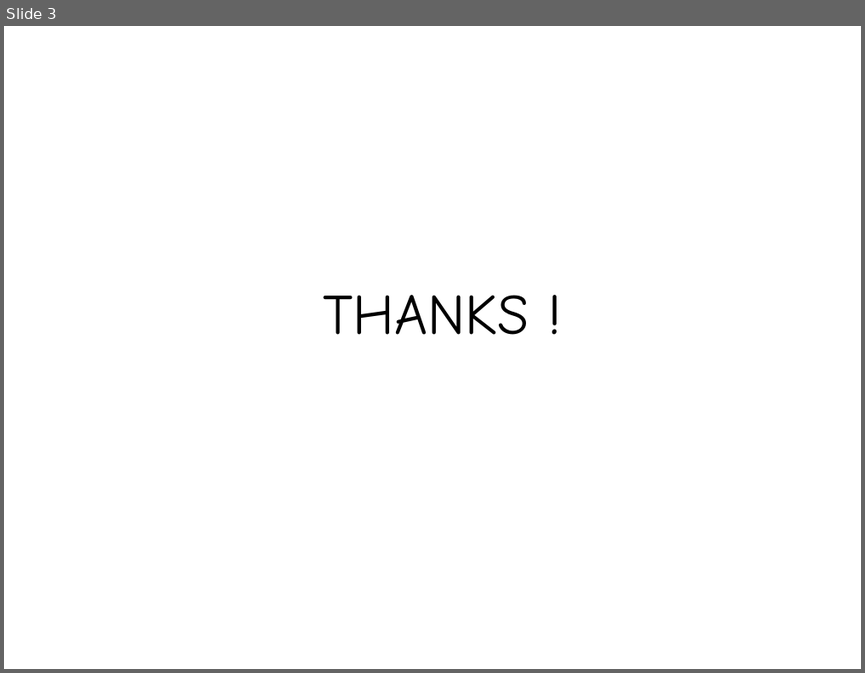
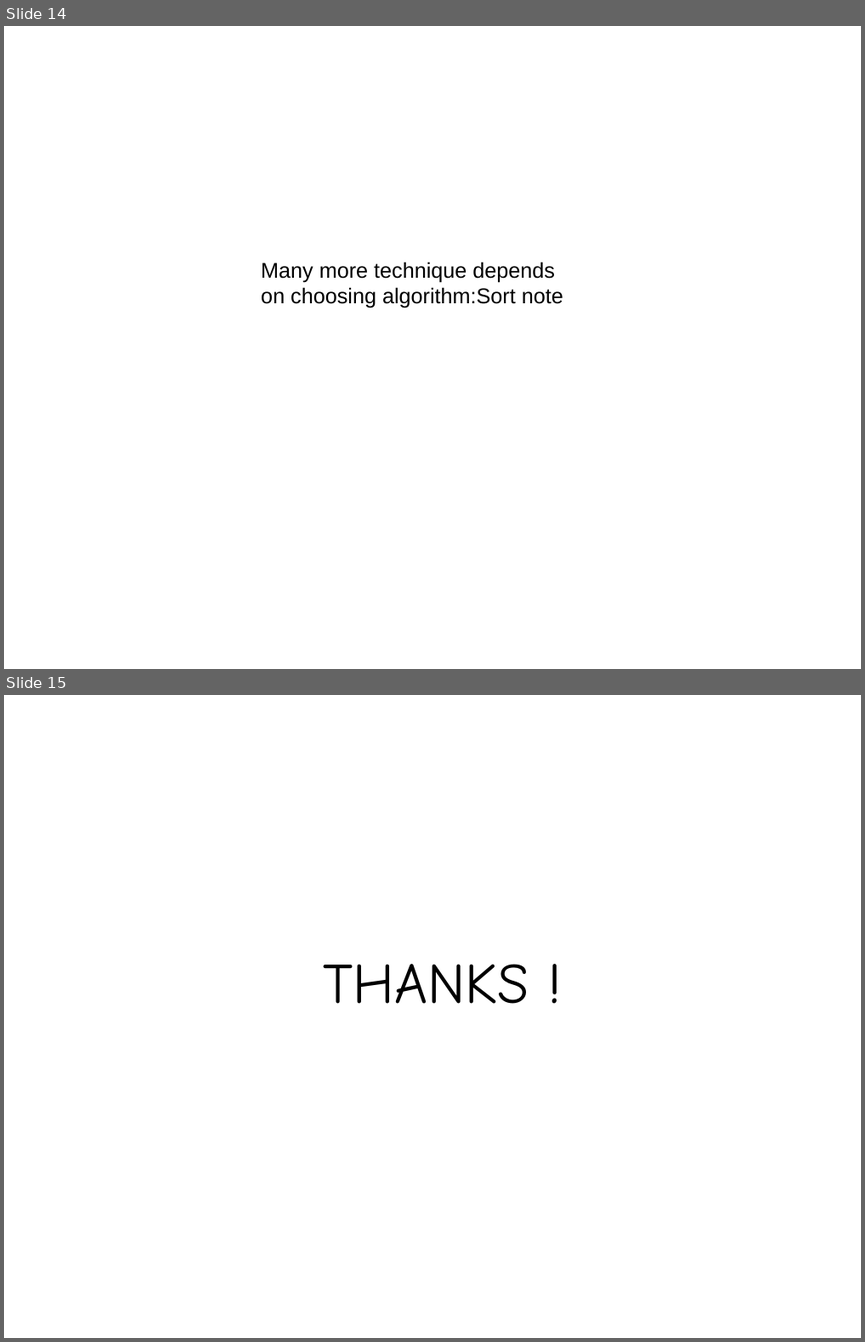
Before and after one commit to falcon-sky/pyspark-nlp, a slide deck: day6/DataCleaningAndCollection.pptx. Shown one above the other, each under a label of ours: slide 3 before the commit, slides 14 and 15 after it. The pictures are 865x673 and 865x1342 pixels, drawn with LibreOffice and Linux fonts; fonts in the diff are those of the drawing. Boxes give left, top, right and bottom in pixels: in the first picture for what was removed or moved away, otherwise in the second. Text is boxed around its words. In the diff, an @@ line names an element or a change of style, - is before the commit and + after.

```diff
--- a/day6/DataCleaningAndCollection.pptx
+++ b/day6/DataCleaningAndCollection.pptx
@@ slide 14 added at (4,26,861,669), background #FFFFFF @@
@@ text added at (261,261,563,308), 18 pt, text #000000 @@
+Many more technique depends on choosing algorithm:Sort note
@@ what was slide 3 is now slide 15 @@
```
Also in this commit, not shown: 1 slide changed, 12 other slides added, 1 slide removed, 19 other files.
